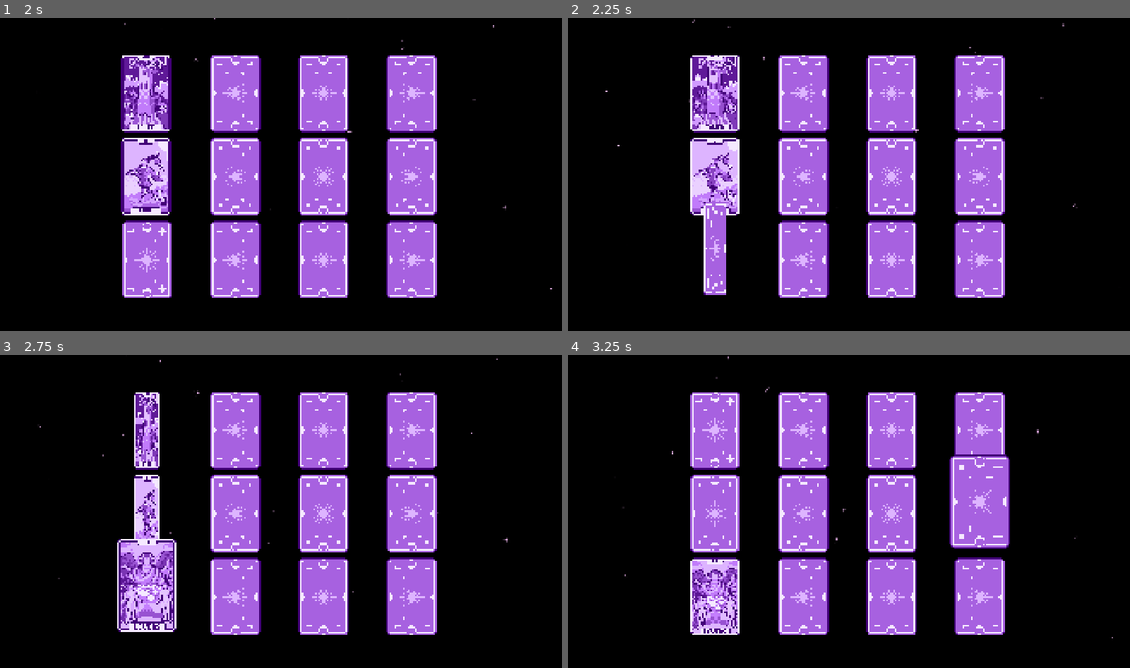
Above: before the commit, frames 1-4 (two rows, left to right).
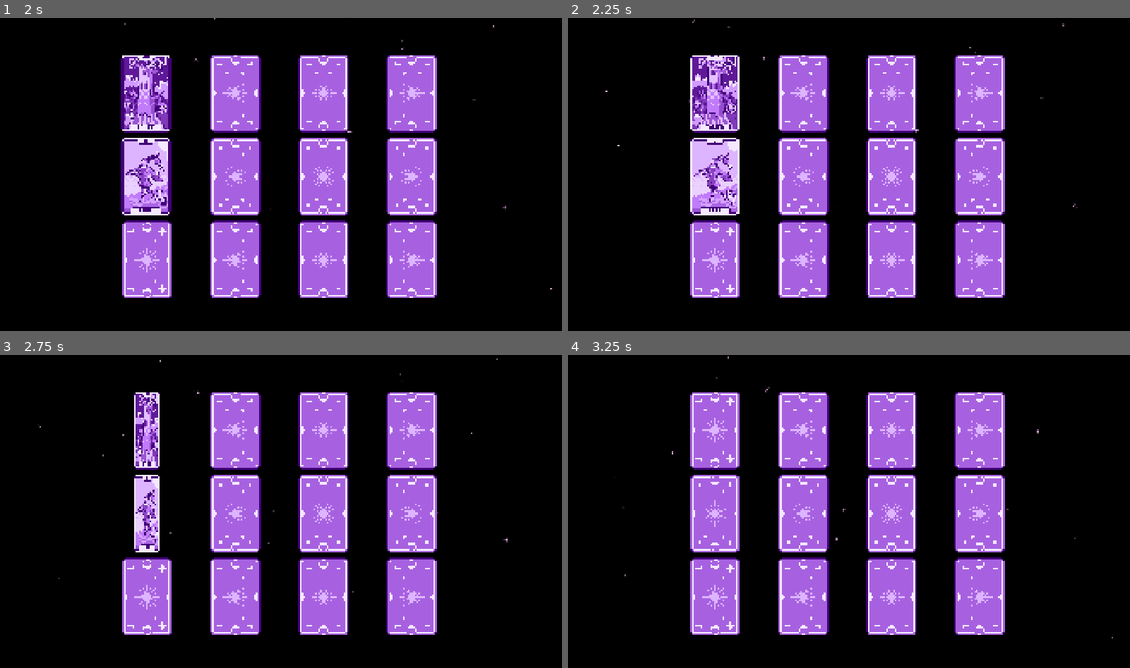
Above: after the commit, the same moments.

Repository: Raisinaut/summer-slow-jam-2026
Game: Godot game, scene res://gameplay/levels/level.tscn
Two runs of this game, one before a commit and one after it. Both use one fixed random seed, a clock stepped at 60 frames per second and the inputs below.
Inputs (mouse positions are in pixels of both pictures, inside the frame that each line leads up to):
- Up to frame 1 (2 s): click (146, 93) at 0.52 s; click (146, 177) at 1.27 s
- Up to frame 2 (2.25 s): click (714, 259) at 2.02 s
- Up to frame 3 (2.75 s): no input
- Up to frame 4 (3.25 s): move the mouse to (972, 498) at 2.77 s

Frame 1 is identical in both runs. In frame 2, 1.7% of the frame differs, in the area x 21-31%, y 58-90%; in frame 3, 3.0%; in frame 4, 3.4%, in the area x 21-79%, y 31-90%.

Commit message:
Cards swap after a certain interval Interval is 2 for now, but could be use to adjust difficulty.

Diff:
--- a/automatic_card_swap_idea/godot/gameplay/card/card.gd
+++ b/automatic_card_swap_idea/godot/gameplay/card/card.gd
@@ -1,13 +1,17 @@
 class_name Card
 extends Node2D
 
-signal started_flip()
-signal ended_flip()
+signal started_flip
+signal ended_flip
+signal just_matched
 
 var face_up : bool = false : set = set_face_up
 var size : Vector2 : set = set_size
 var data : CardData = null : set = set_data
-var matched : bool = false
+var matched : bool = false :
+	set(val):
+		matched = val
+		if matched: just_matched.emit()
 # TWEENS
 var scale_tween : Tween = null
 var mouseover_tween : Tween = null
--- a/automatic_card_swap_idea/godot/gameplay/card_grid/card_grid.gd
+++ b/automatic_card_swap_idea/godot/gameplay/card_grid/card_grid.gd
@@ -2,7 +2,8 @@
 class_name CardGrid
 extends ReferenceRect
 
-signal matched(correct : bool)
+signal attempted_match(correct : bool)
+signal finished_match_animation(correct : bool)
 
 @export_range(0, 1, 1, "or_greater") var columns : int = 4 :
 	set(val): columns = val; check_grid_validity()
@@ -13,10 +14,12 @@
 @export var card_textures : Array[Texture]
 @export var variant_count : int = 4 # must be less than half of the grid size
 
+@onready var cards: Node2D = %Cards
 
+var active_cards : Array[Card] = []
 var data_variants : Array[CardData] = []
 var deck : Array[CardData] = []
-var card_coords : Dictionary[Vector2, Card] = {}
+#var card_coords : Dictionary[Vector2, Card] = {}
 var first_card : Card = null
 var second_card : Card = null
 
@@ -32,7 +35,6 @@
 ## SETUP -----------------------------------------------------------------------
 func generate_data_variants() -> void:
 	card_textures.shuffle()
-	print(card_textures)
 	if variant_count > card_textures.size():
 		push_error("Variant_count should not be greater than the number of card textures")
 		variant_count = card_textures.size()
@@ -48,9 +50,7 @@
 	for i in pair_count:
 		if data_variants_copy.is_empty():
 			data_variants_copy = data_variants.duplicate(true)
-			print("refresh variants copy")
 		data_variants_copy.shuffle()
-		print("select variant")
 		var data = data_variants_copy.pop_back()
 		# create a pair
 		deck.append(data)
@@ -66,10 +66,12 @@
 		for y in rows:
 			var c = create_card(draw_shuffled_card_data())
 			var coords = Vector2(x, y)
-			card_coords[coords] = c
+			#card_coords[coords] = c
 			c.position = card_area * coords + card_center_offset
 			c.ready.connect(maximize_card_size.bind(c, max_card_size))
 			c.started_flip.connect(_on_card_started_flip.bind(c))
+			c.just_matched.connect(active_cards.erase.bind(c))
+			active_cards.append(c)
 
 ## Returns CardData from a shuffled deck and removes it from the pool
 ## If drawing is attempted on a depleted deck, the deck is refreshed
@@ -79,7 +81,7 @@
 
 func create_card(data : CardData) -> Card:
 	var card = card_scene.instantiate()
-	call_deferred("add_child", card)
+	cards.call_deferred("add_child", card)
 	card.data = data
 	return card
 
@@ -97,25 +99,31 @@
 	return original * change_percent
 
 
-
 # MATCH HANDLING ---------------------------------------------------------------
 func attempt_match(card1 : Card, card2 : Card) -> void:
 	set_all_cards_interaction_disabled(true)
 	var correct : bool = card1.data.texture == card2.data.texture
 	if correct:
 		await get_tree().create_timer(0.5).timeout
-		correct_match()
-		#await get_tree().create_timer(1.0).timeout
+		#correct_match()
+		await correct_match()
 	else:
 		await get_tree().create_timer(0.5).timeout
-		incorrect_match()
-	matched.emit(correct)
+		#incorrect_match()
+		await incorrect_match()
+	attempted_match.emit(correct)
 	set_all_cards_interaction_disabled(false)
 
 func correct_match() -> void:
 	# animate and delete
-	first_card.flash().finished.connect(first_card.disappear)
+	var first_flash = first_card.flash()
 	second_card.flash().finished.connect(second_card.disappear)
+	first_flash.finished.connect(first_card.disappear)
+	#first_flash.finished.connect(finished_match_animation.emit.bind(true))
+	await first_flash.finished
+	# set to matched
+	first_card.matched = true
+	second_card.matched = true
 	# reset
 	first_card = null
 	second_card = null
@@ -133,6 +141,8 @@
 	# flip back over
 	_first_card.flip()
 	_second_card.flip()
+	await _second_card.ended_flip
+	#finished_match_animation.emit(false)
 
 func _on_card_started_flip(card: Card) -> void:
 	# only consider cards that are flipping toward face up,
@@ -145,8 +155,23 @@
 		attempt_match(first_card, second_card)
 
 func set_all_cards_interaction_disabled(state : bool) -> void:
-	for i in get_children():
+	for i in cards.get_children():
 		i.set_interaction_disabled(state)
+
+func swap_random_card_positions() -> void:
+	if active_cards.size() < 2:
+		push_warning("A random swap can only occur with two or more cards")
+		return
+	active_cards.shuffle()
+	swap_card_positions(active_cards[0], active_cards[1])
+
+func swap_card_positions(card1 : Card, card2 : Card) -> void:
+	tween_node_position(card1, card2.global_position)
+	tween_node_position(card2, card1.global_position)
+
+func tween_node_position(node : Node2D, end_position : Vector2) -> void:
+	var t = create_tween().set_ease(Tween.EASE_IN_OUT).set_trans(Tween.TRANS_SINE)
+	t.tween_property(node, "global_position", end_position, 0.6)
 
 # CHECKS -----------------------------------------------------------------------
 func check_grid_validity() -> void:
--- a/automatic_card_swap_idea/godot/gameplay/card_grid/card_grid.tscn
+++ b/automatic_card_swap_idea/godot/gameplay/card_grid/card_grid.tscn
@@ -38,3 +38,7 @@
 script = ExtResource("1_p3vks")
 card_scene = ExtResource("2_h4w2n")
 card_textures = Array[Texture]([ExtResource("3_m1ii6"), ExtResource("4_3ti78"), ExtResource("5_7eeo5"), ExtResource("6_ …(456 unchanged characters)…
+
+[node name="Cards" type="Node2D" parent="." unique_id=242925306]
+unique_name_in_owner = true
+y_sort_enabled = true
--- /dev/null
+++ b/automatic_card_swap_idea/godot/gameplay/levels/level.gd
@@ -0,0 +1,15 @@
+extends Node2D
+
+@onready var card_grid: CardGrid = %CardGrid
+
+var swap_interval : int = 2
+var swap_attempts : int = 0
+
+func _ready() -> void:
+	card_grid.attempted_match.connect(_on_card_grid_attempted_match)
+
+func _on_card_grid_attempted_match(_correct : bool) -> void:
+	swap_attempts += 1
+	if swap_attempts >= swap_interval:
+		swap_attempts = 0
+		card_grid.swap_random_card_positions()
--- a/automatic_card_swap_idea/godot/gameplay/levels/level.tscn
+++ b/automatic_card_swap_idea/godot/gameplay/levels/level.tscn
@@ -1,6 +1,7 @@
 [gd_scene format=3 uid="uid://nkx3pxwjthab"]
 
 [ext_resource type="Texture2D" uid="uid://bv3p38sw3f6mb" path="res://assets/textures/particles/star_07.png" id="1_2qjq1"]
+[ext_resource type="Script" uid="uid://3nm0j4cpwjv8" path="res://gameplay/levels/level.gd" id="1_35olu"]
 [ext_resource type="PackedScene" uid="uid://bevgixiukmncn" path="res://gameplay/card_grid/card_grid.tscn" id="1_awt3i"]
 
 [sub_resource type="Curve" id="Curve_4bmxb"]
@@ -12,6 +13,7 @@
 colors = PackedColorArray(0, 0, 0, 0, 1, 1, 1, 1, 1, 1, 1, 0)
 
 [node name="level" type="Node2D" unique_id=981335232]
+script = ExtResource("1_35olu")
 
 [node name="Background" type="CanvasLayer" parent="." unique_id=2094685529]
 layer = -10
@@ -46,6 +48,7 @@
 color_ramp = SubResource("Gradient_35olu")
 
 [node name="CardGrid" parent="." unique_id=1332015568 instance=ExtResource("1_awt3i")]
+unique_name_in_owner = true
 offset_left = 360.0
 offset_top = 114.0
 offset_right = 1560.0
Not shown, added: automatic_card_swap_idea/godot/export_presets.cfg
Not shown, added: automatic_card_swap_idea/godot/gameplay/levels/level.gd.uid
